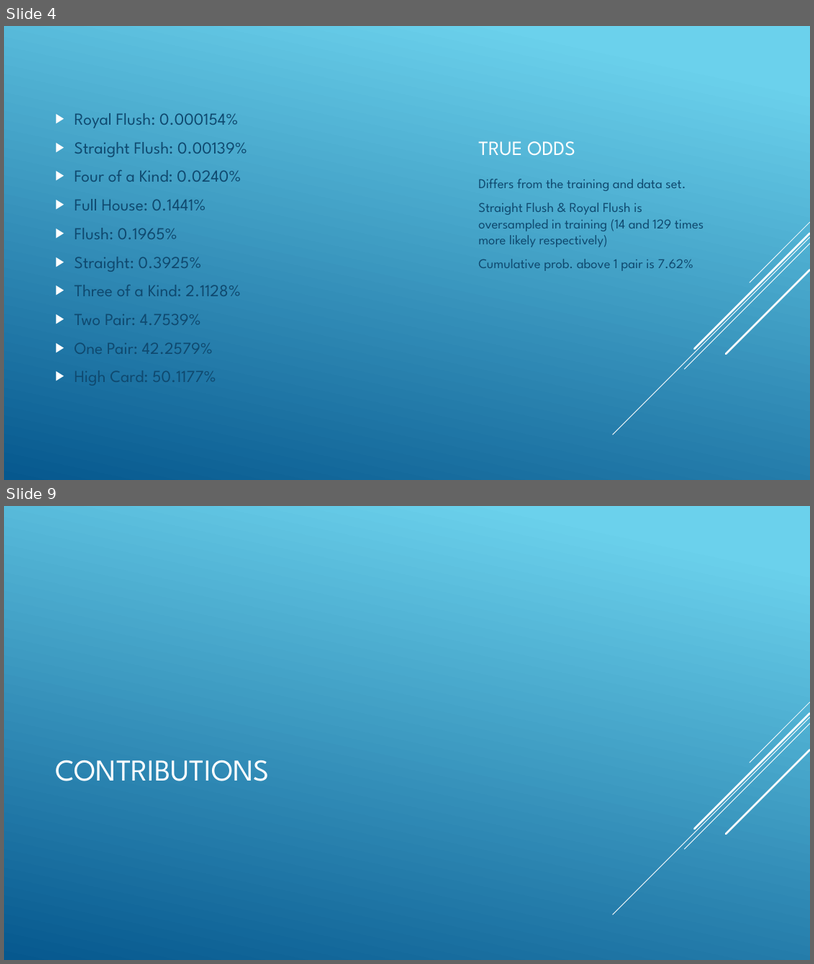
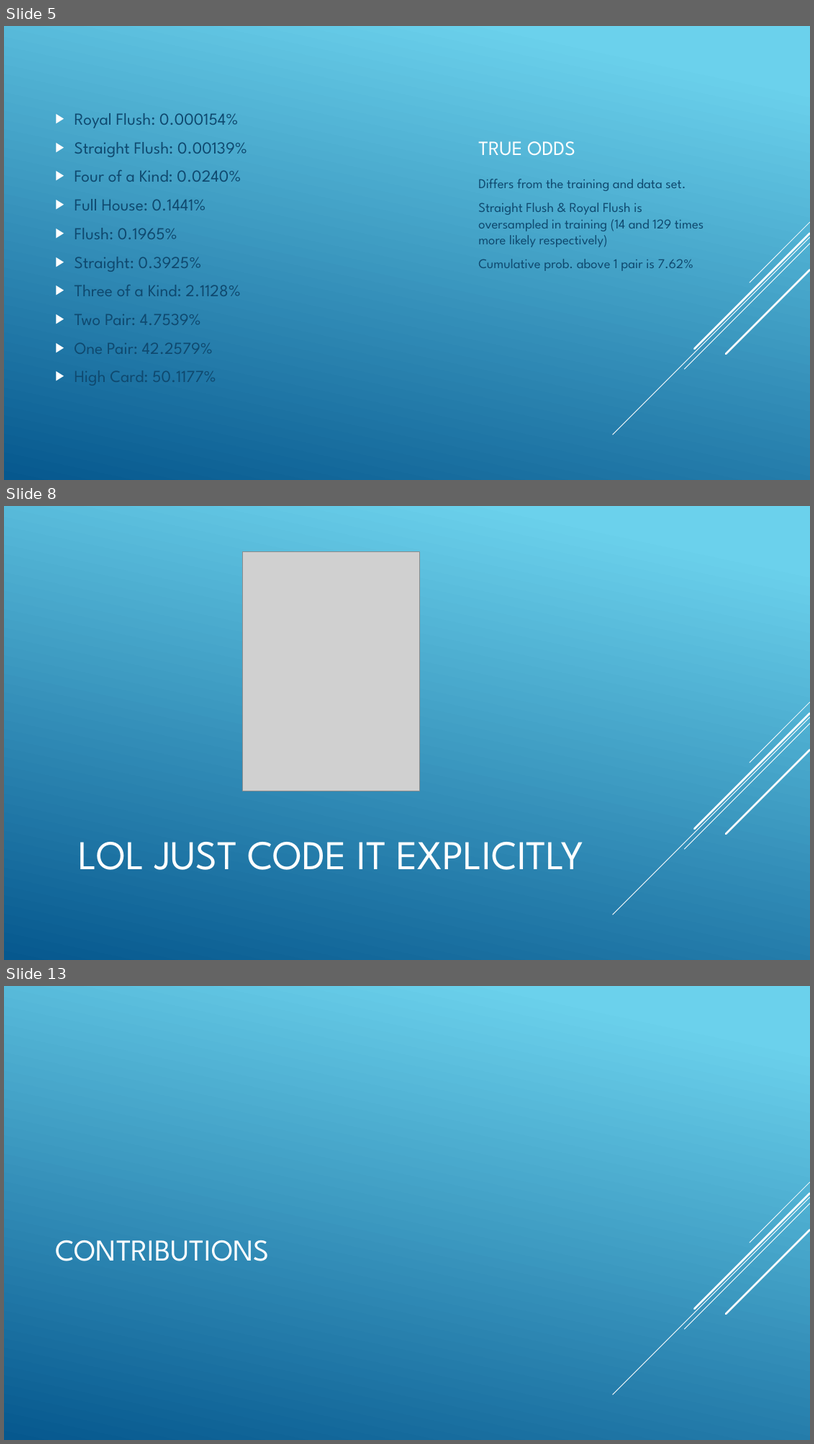
Before and after one commit to CSCI4850/S18-team4-project, a slide deck: PresentationSlides.pptx. Shown one above the other, each under a label of ours: slides 4 and 9 before the commit, slides 5, 8 and 13 after it; the slides between them are not shown. The pictures are 814x964 and 814x1444 pixels, drawn with LibreOffice and Linux fonts; fonts in the diff are those of the drawing; grey boxes stand for pictures. Boxes give left, top, right and bottom in pixels: in the first picture for what was removed or moved away, otherwise in the second. Text is boxed around its words. In the diff, an @@ line names an element or a change of style, - is before the commit and + after.

```diff
--- a/PresentationSlides.pptx
+++ b/PresentationSlides.pptx
@@ slide 8 added at box(4, 506, 810, 960), background gradient #6ED2EB to #06588E; not listed: 5 template elements that a slide beside it also shows @@
@@ picture added at box(243, 551, 420, 790) @@
@@ title added at box(79, 842, 584, 870), 48.6 pt, text #FFFFFF @@
+LOL JUST CODE IT EXPLICITLY
@@ what was slide 4 is now slide 5 @@
@@ what was slide 9 is now slide 13 @@
```
Also in this commit, not shown: 4 slides changed, 4 other slides added, 1 slide removed.
